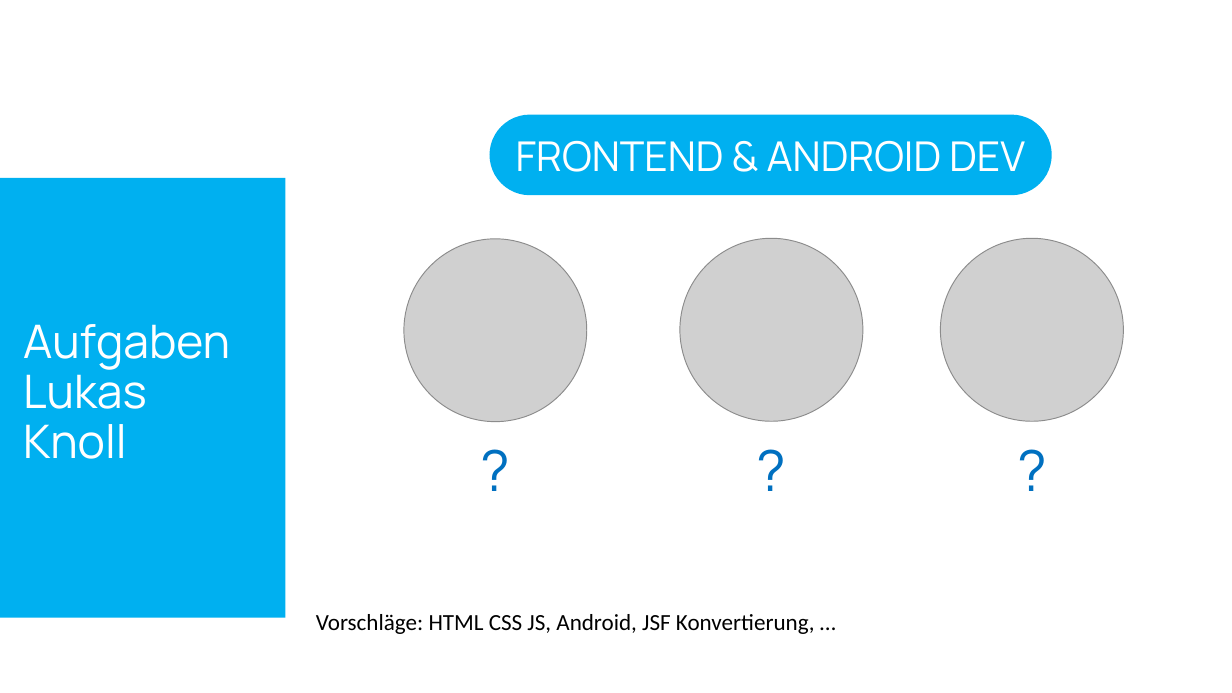
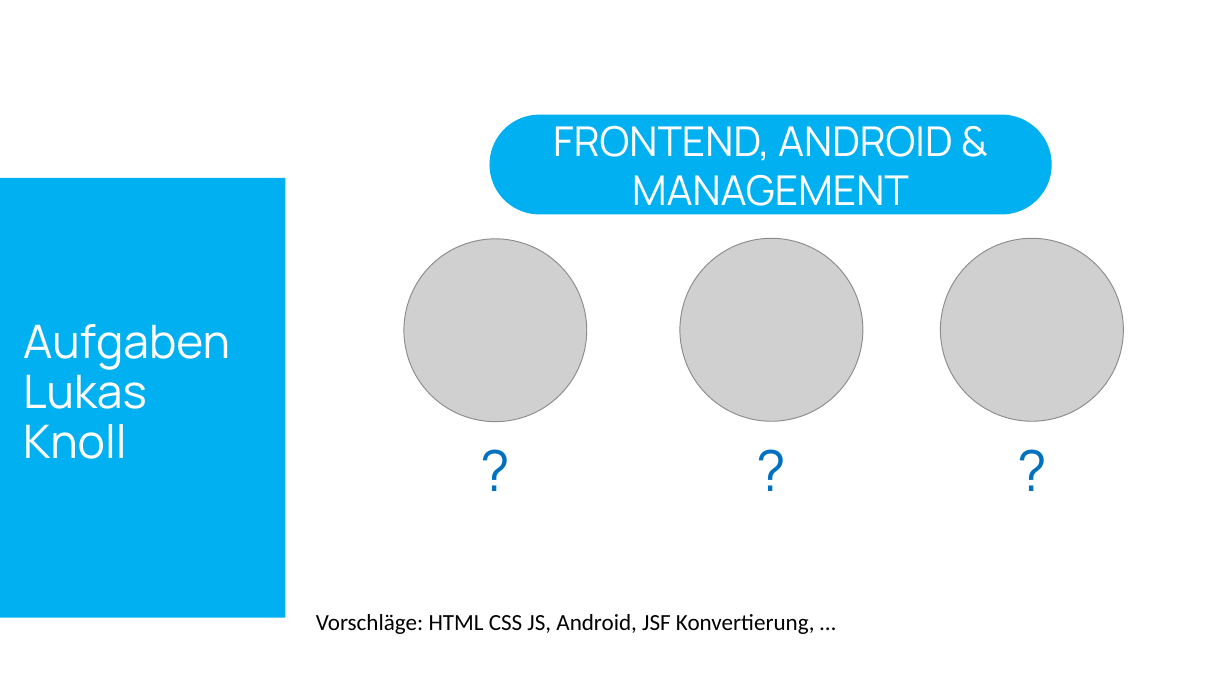
Before and after one commit to SebastianMandl/AEMS, a slide deck: slide 13 of Planung/Praesentationen/Praesentation_SRDP.pptx. Drawn at 1232x693 pixels with LibreOffice and Linux fonts; fonts in the diff are those of the drawing; grey boxes stand for pictures. Boxes give left, top, right and bottom in pixels: in the first picture for what was removed or moved away, otherwise in the second. Text is boxed around its words. In the diff, an @@ line names an element or a change of style, - is before the commit and + after.

```diff
--- a/Planung/Praesentationen/Praesentation_SRDP.pptx
+++ b/Planung/Praesentationen/Praesentation_SRDP.pptx
@@ rounded rectangle "FRONTEND, ANDROID & MANAGEMENT": place and size @@
-rounded rectangle "FRONTEND, ANDROID & MANAGEMENT" at bbox=[490, 115, 1053, 195]
+rounded rectangle "FRONTEND, ANDROID & MANAGEMENT" at bbox=[490, 115, 1053, 214]
@@ text in rounded rectangle at bbox=[553, 125, 952, 217]: text changed @@
-FRONTEND & ANDROID DEV
+FRONTEND, ANDROID & MANAGEMENT
```
Also in this commit, not shown: 3 other slides changed, 1 other file.
